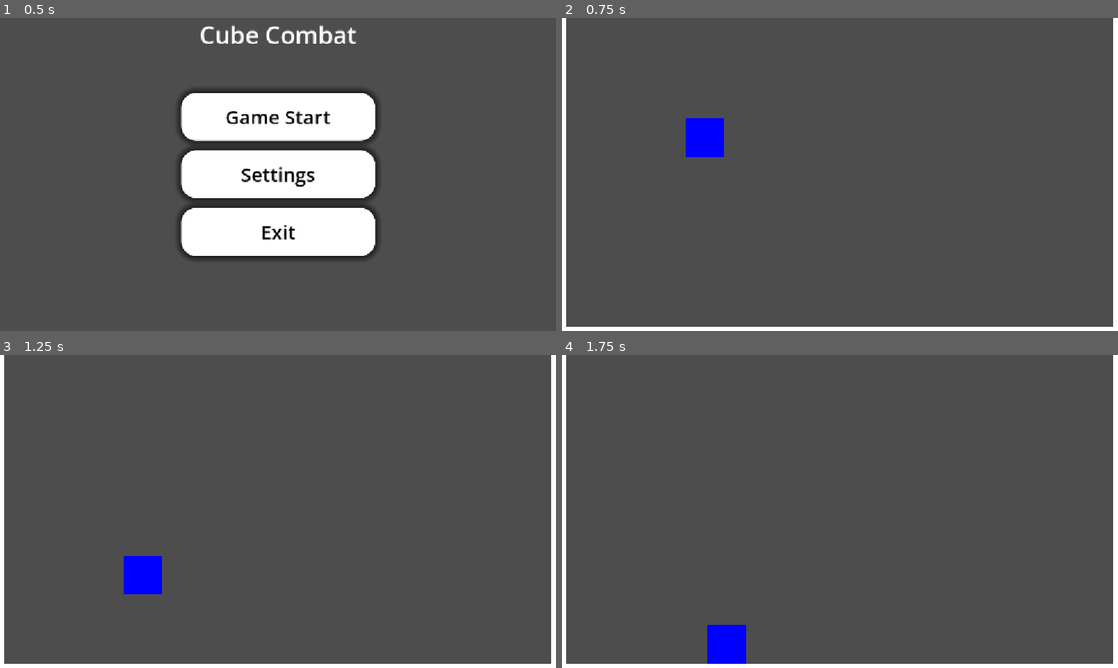
Above: before the commit, frames 1-4 (two rows, left to right).
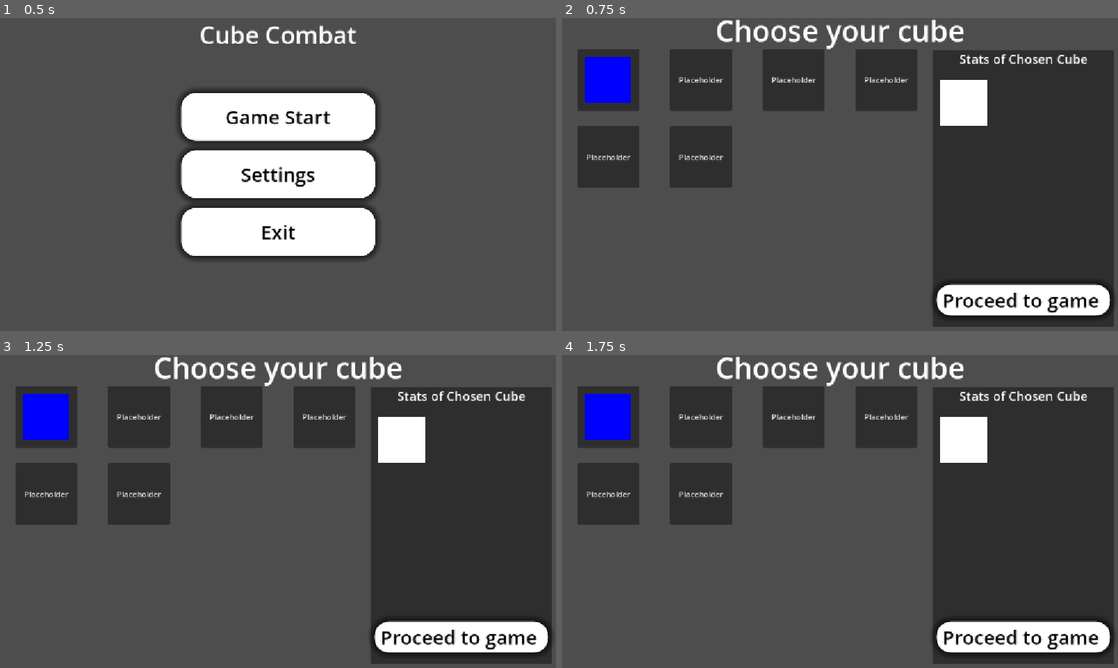
Above: after the commit, the same moments.

Repository: fkm-X3/Games-lib
Game: Godot game, scene res://main_menu.tscn
Two runs of this game, one before a commit and one after it. Both use one fixed random seed, a clock stepped at 60 frames per second and the inputs below.
Inputs:
- Up to frame 1 (0.5 s): no input
- Up to frame 2 (0.75 s): click "Game Start" at 0.5 s
- Up to frame 3 (1.25 s): no input
- Up to frame 4 (1.75 s): hold D (move_right) from 1.28 s (still down); tap E (attack_1) at 1.35 s; tap Space (move_jump) at 1.52 s

Frame 1 is identical in both runs. In frame 2, 46% of the frame differs, in the area x 0-100%, y 0-100%; in frame 3, 46%; in frame 4, 46%.

Commit message:
Chore: updated mainmenu to use cube select menu

Diff:
--- a/Cube-Combat/game/main_menu.gd
+++ b/Cube-Combat/game/main_menu.gd
@@ -12,7 +12,7 @@
 
 
 func _on_game_start_pressed() -> void:
-	get_tree().change_scene_to_file("res://game/main.tscn")
+	get_tree().change_scene_to_file("res://menu's/cube select.tscn")
 
 
 func _on_settings_pressed() -> void:
